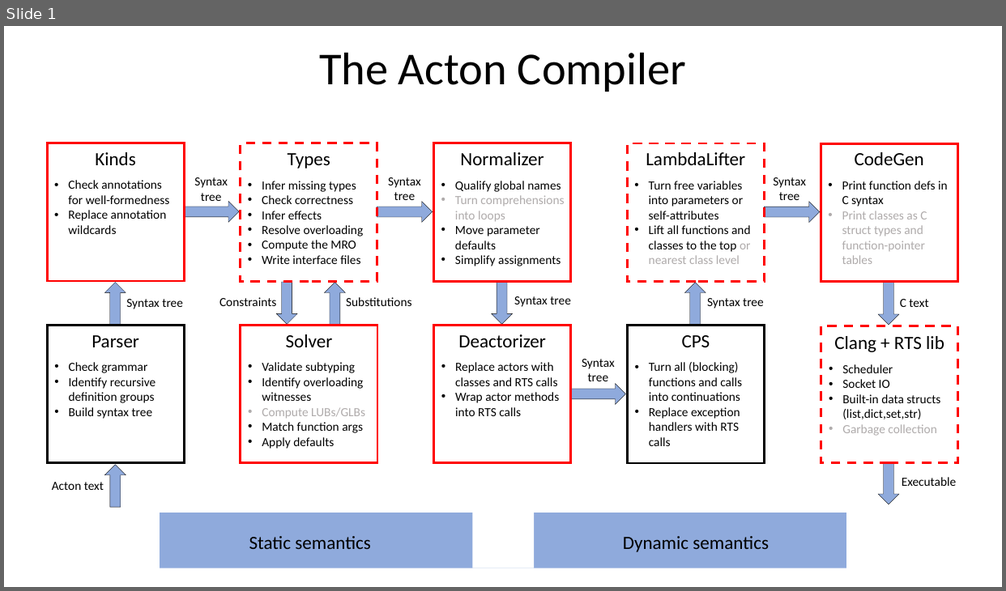
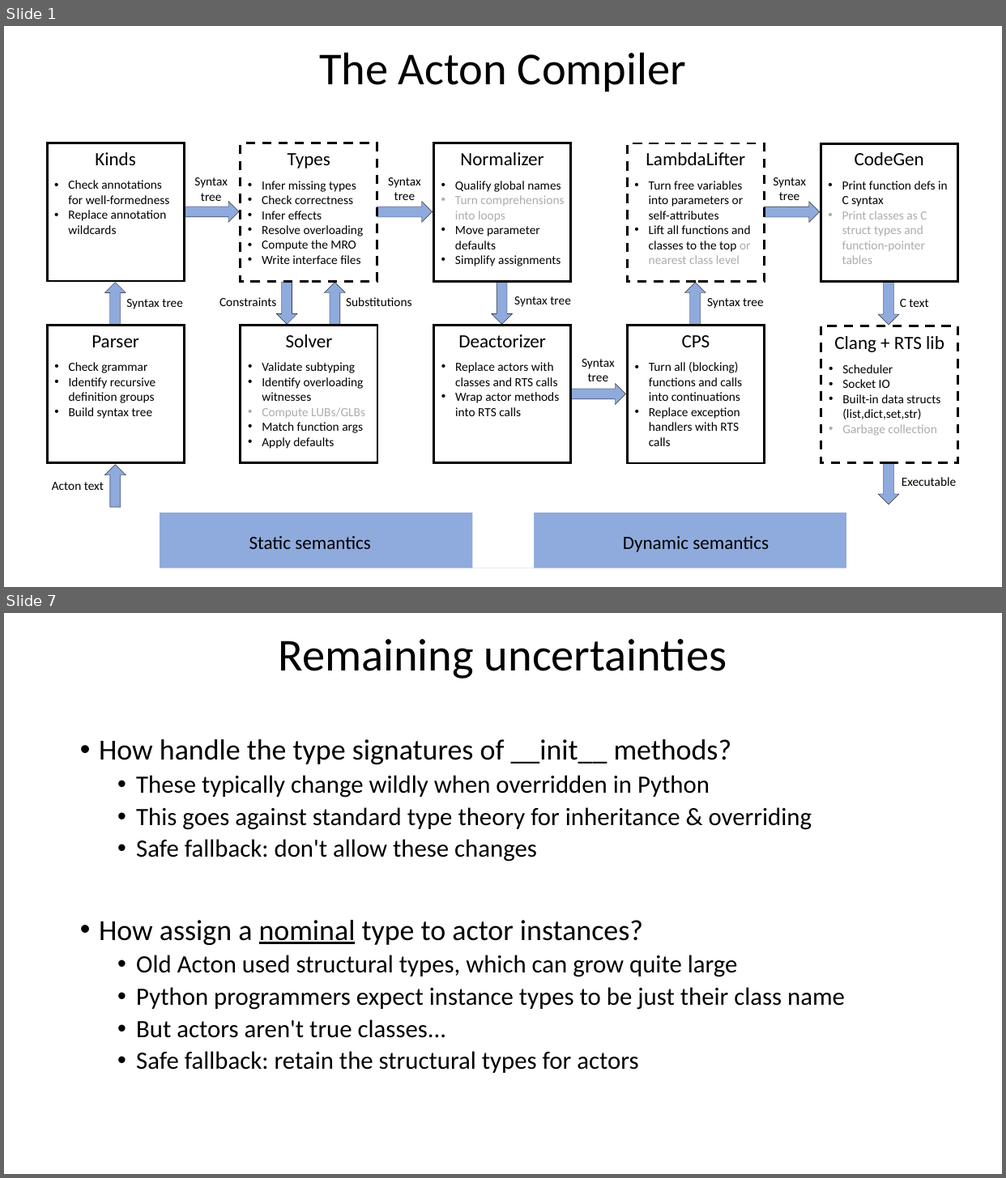
Before and after one commit to actonlang/acton, a slide deck: ActonCompiler.pptx. Shown one above the other, each under a label of ours: slide 1 before the commit, slides 1 and 7 after it; the slides between them are not shown. The pictures are 1006x591 and 1006x1178 pixels, drawn with LibreOffice and Linux fonts; fonts in the diff are those of the drawing. Boxes give left, top, right and bottom in pixels: in the first picture for what was removed or moved away, otherwise in the second. Text is boxed around its words. In the diff, an @@ line names an element or a change of style, - is before the commit and + after.

```diff
--- a/ActonCompiler.pptx
+++ b/ActonCompiler.pptx
@@ slide 7 added at (4, 613, 1002, 1174), background #FFFFFF @@
@@ title added at (278, 639, 727, 679), 44 pt, text #000000 @@
+Remaining uncertainties
@@ text added at (99, 739, 845, 1073), 24 pt, text #000000 @@
+• How handle the type signatures of __init__ methods?
+  • These typically change wildly when overridden in Python
+  • This goes against standard type theory for inheritance & overriding
+  • Safe fallback: don't allow these changes
+• How assign a nominal type to actor instances?
+  • Old Acton used structural types, which can grow quite large
+  • Python programmers expect instance types to be just their class name
+  • But actors aren't true classes...
+  • Safe fallback: retain the structural types for actors
@@ slide 1 changed as well @@
@@ outline #FF0000 2.25 pt to #000000 2.25 pt in 5 elements at (47, 143, 184, 281), (434, 143, 571, 281), (241, 326, 377, 463), (434, 326, 571, 463), (820, 143, 957, 281) @@
@@ outline #FF0000 2.25 pt dashed to #000000 2.25 pt dashed in 3 elements at (241, 143, 377, 281), (628, 143, 765, 281), (820, 327, 957, 463) @@
```
Also in this commit, not shown: 1 other slide changed, 4 other slides added.
